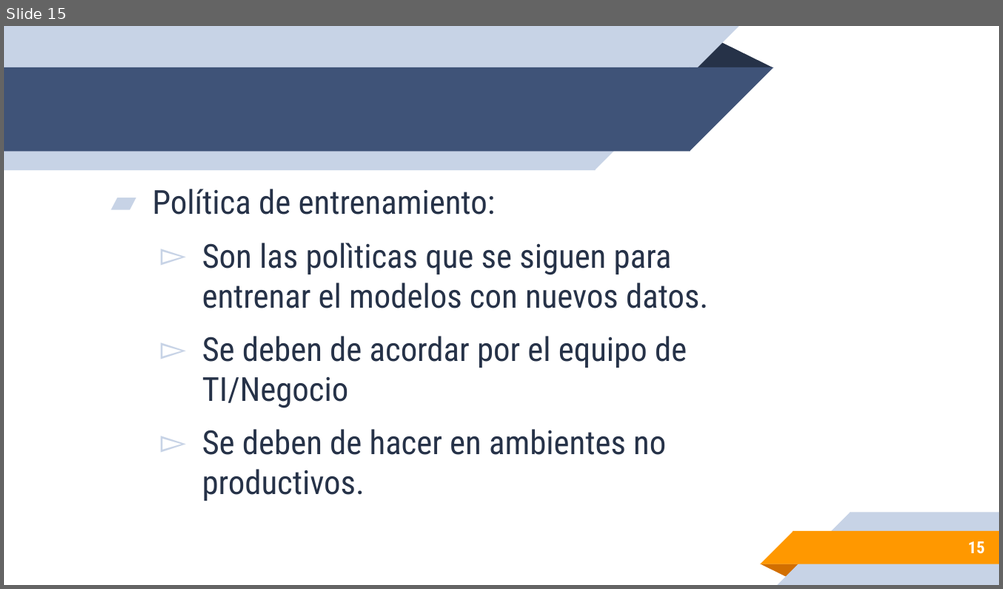
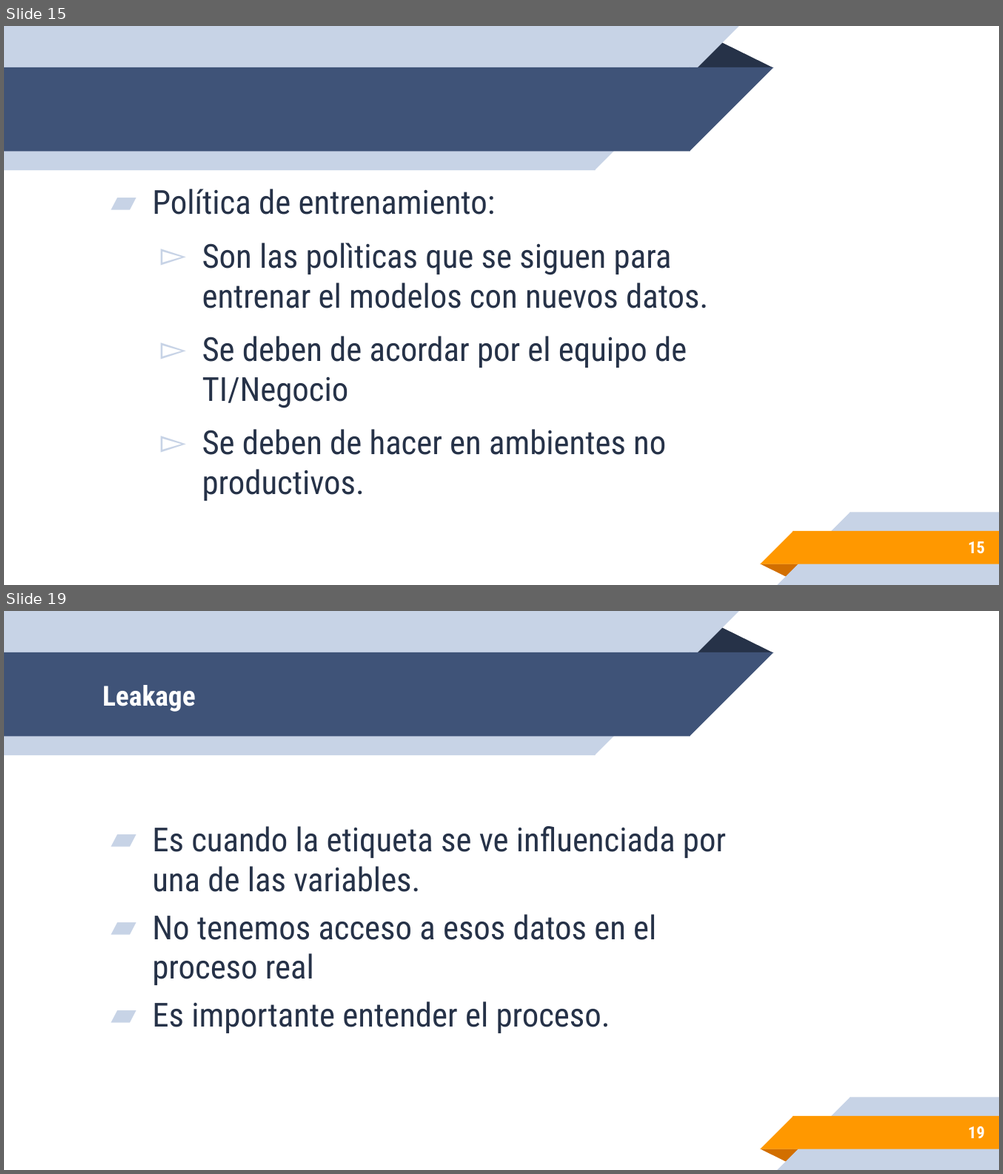
Before and after one commit to leonpalafox/fundamentos_ds, a slide deck: Slides/Clase_6_2020.pptx. Shown one above the other, each under a label of ours: slide 15 before the commit, slides 15 and 19 after it; the slides between them are not shown. The pictures are 1003x589 and 1003x1174 pixels, drawn with LibreOffice and Linux fonts; fonts in the diff are those of the drawing; background and template pictures are left out. Boxes give left, top, right and bottom in pixels: in the first picture for what was removed or moved away, otherwise in the second. Text is boxed around its words. In the diff, an @@ line names an element or a change of style, - is before the commit and + after.

```diff
--- a/Slides/Clase_6_2020.pptx
+++ b/Slides/Clase_6_2020.pptx
@@ slide 19 added at box(4, 611, 999, 1170), background #FFFFFF; not listed: 10 template elements that a slide beside it also shows @@
@@ title added at box(102, 685, 196, 712), 20 pt, text #FFFFFF, bold @@
+Leakage
@@ text added at box(152, 826, 726, 1034), 24 pt, text #263248 @@
+▰ Es cuando la etiqueta se ve influenciada por una de las variables.
+▰ No tenemos acceso a esos datos en el proceso real
+▰ Es importante entender el proceso.
@@ page number added at box(967, 1127, 984, 1139), 12 pt, text #FFFFFF, bold @@
+19
```
Also in this commit, not shown: 1 slide changed, 4 other slides added, 4 other files.
